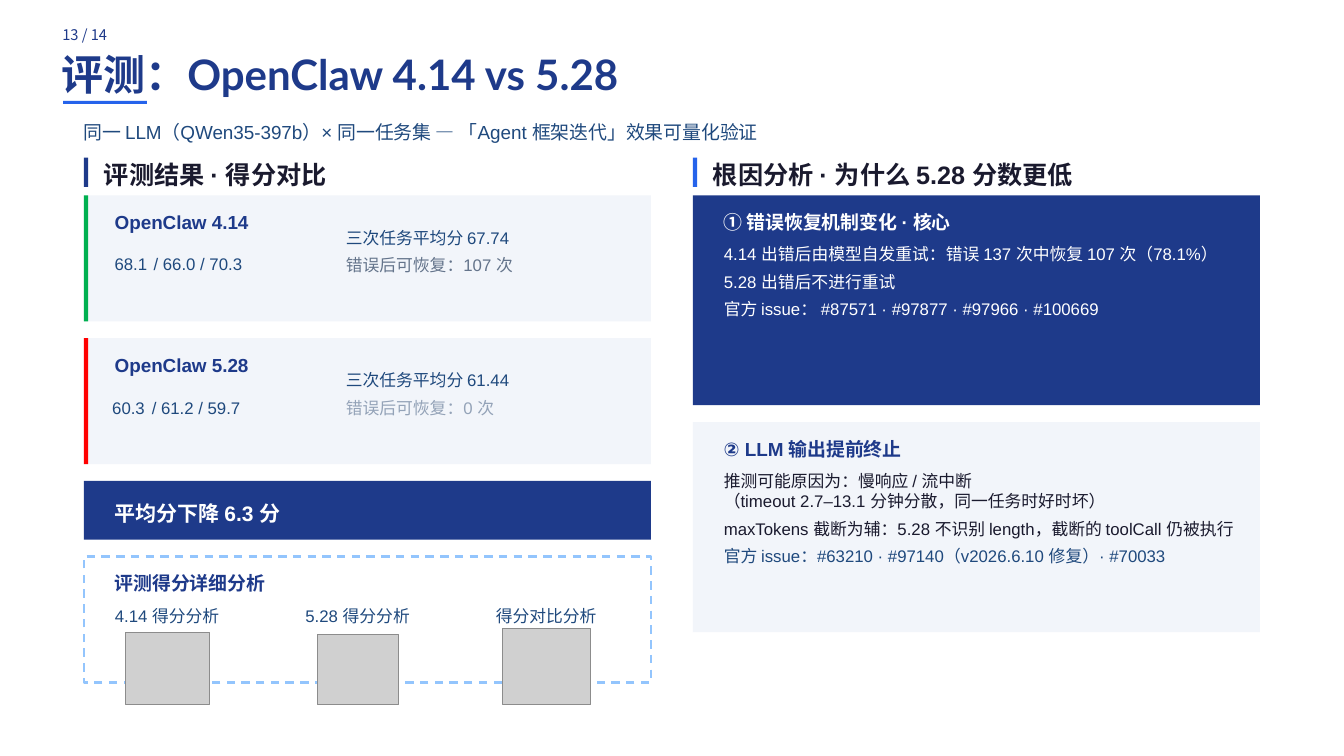
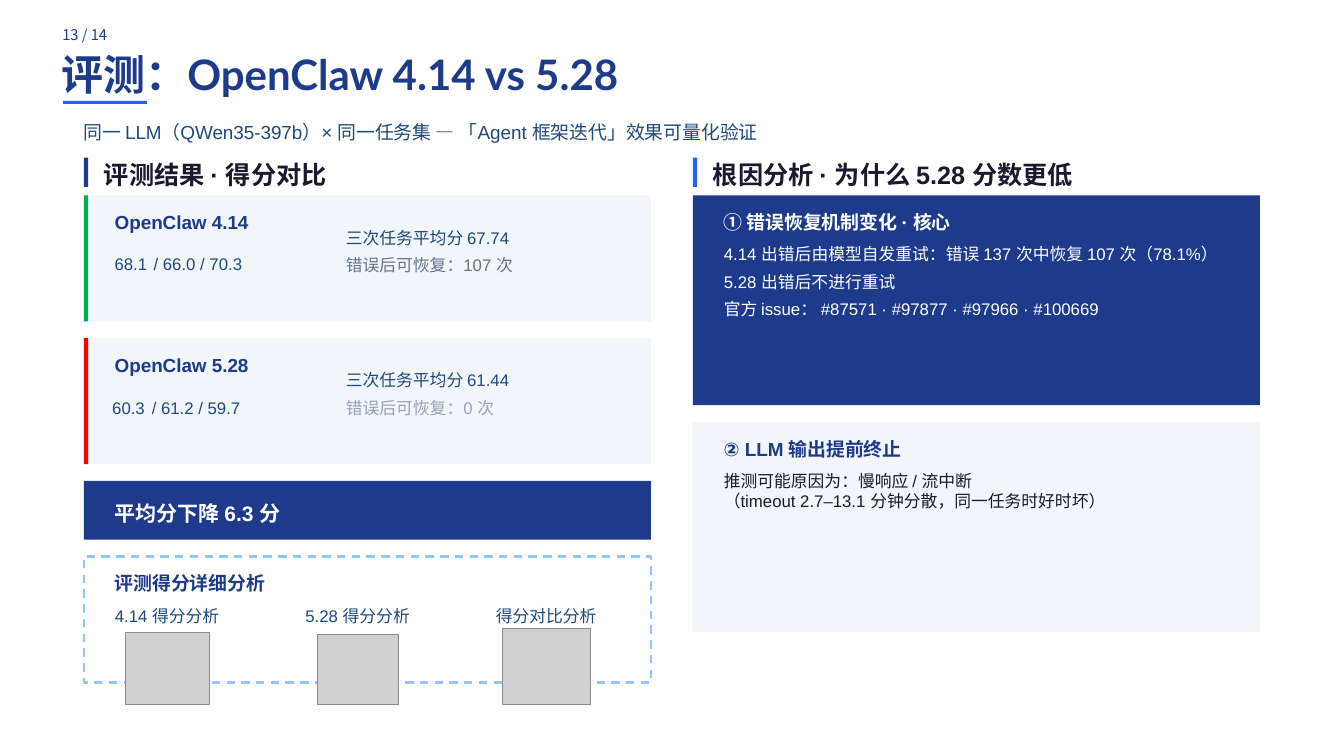
Before and after one commit to polaris007/PawBench, a slide deck: slide 13 of docs/PPT/Agent评测_v6.3.pptx. Drawn at 1344x756 pixels with LibreOffice and Linux fonts; fonts in the diff are those of the drawing; grey boxes stand for pictures. Boxes give left, top, right and bottom in pixels: in the first picture for what was removed or moved away, otherwise in the second. Text is boxed around its words. In the diff, an @@ line names an element or a change of style, - is before the commit and + after.

Commit message:
update

```diff
--- a/docs/PPT/Agent评测_v6.3.pptx
+++ b/docs/PPT/Agent评测_v6.3.pptx
@@ text removed at box(724, 521, 1233, 539) @@
-maxTokens 截断为辅：5.28 不识别 length，截断的 toolCall 仍被执行
@@ text removed at box(724, 548, 1165, 564) @@
-官方 issue：#63210 · #97140（v2026.6.10 修复）· #70033
```
